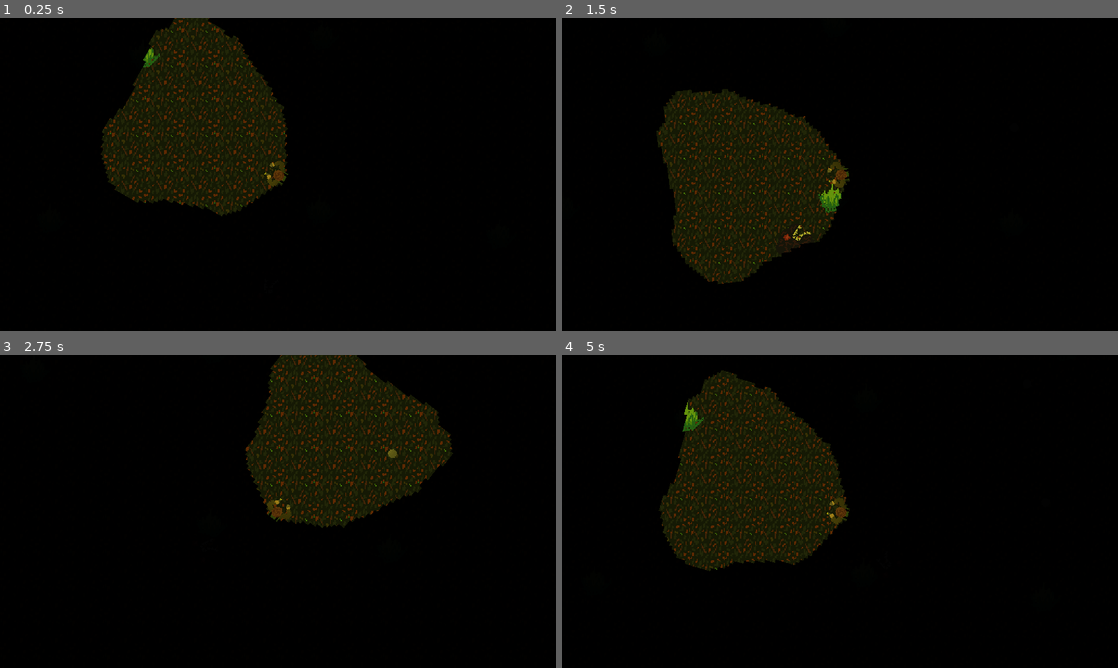
Above: before the commit, frames 1-4 (two rows, left to right).
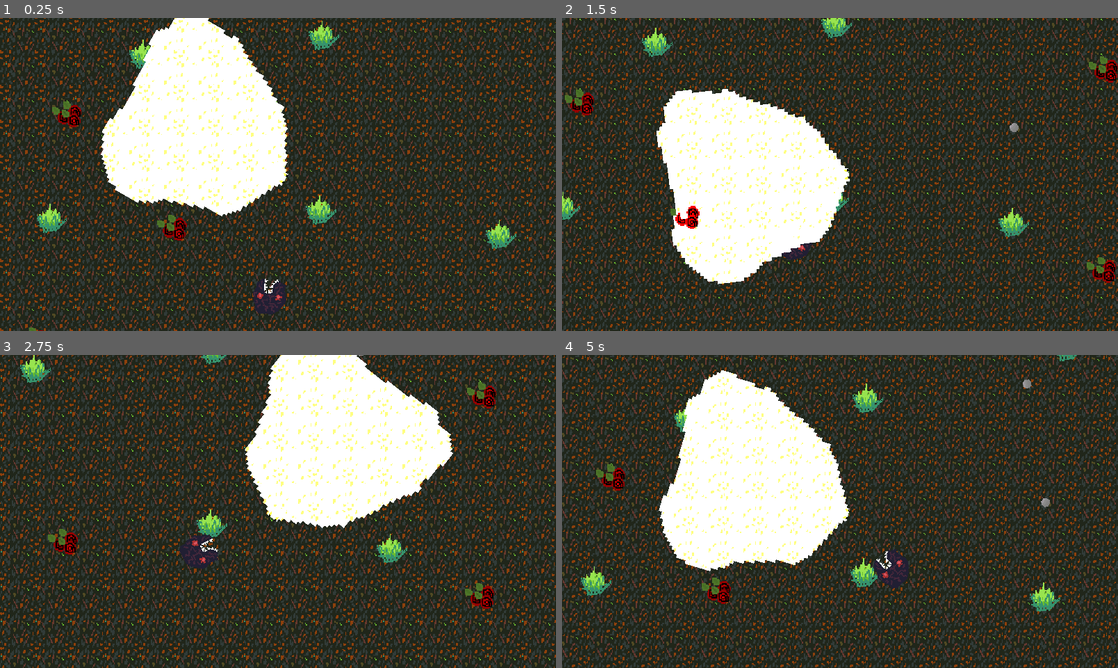
Above: after the commit, the same moments.

Repository: JMWProductions/mysterious-forest
Game: Godot game, scene res://scenes/World.tscn
Same seed, same stepped clock (60 frames per second), same inputs: the game is played once before the commit and once after it.
Inputs (mouse positions are in pixels of both pictures, inside the frame that each line leads up to):
- Up to frame 1 (0.25 s): no input
- Up to frame 2 (1.5 s): move the mouse to (962, 158) at 0.52 s; hold D (move_right) 0.53-1.28 s; click (962, 158) at 0.6 s; move the mouse to (728, 190) at 1.27 s; hold S (move_down) from 1.28 s (still down); click (728, 190) at 1.35 s
- Up to frame 3 (2.75 s): move the mouse to (333, 442) at 2.02 s; release S (move_down) at 2.03 s; hold D (move_right) from 2.03 s (still down); click (333, 442) at 2.1 s
- Up to frame 4 (5 s): move the mouse to (812, 574) at 2.77 s; release D (move_right) at 2.78 s; hold W (move_up) 2.78-3.53 s; click (812, 574) at 2.85 s; move the mouse to (1006, 558) at 3.52 s; hold A (move_left) from 3.53 s (still down); click (1006, 558) at 3.6 s; move the mouse to (673, 464) at 4.27 s; click (673, 464) at 4.35 s

The runs differ from the first frame. In frame 1, 100% of the frame differs, in the area x 0-100%, y 0-100%; in frame 2, 100%; in frame 3, 100%; in frame 4, 100%.

Commit message:
mapa z rozami i bushami

Diff:
--- a/scenes/World.tscn
+++ b/scenes/World.tscn
@@ -8,9 +8,10 @@
 [ext_resource path="res://music.wav" type="AudioStream" id=6]
 [ext_resource path="res://scripts/Camera2D.gd" type="Script" id=7]
 [ext_resource path="res://scenes/DARKNESS.tscn" type="PackedScene" id=8]
+[ext_resource path="res://scenes/Collectible.tscn" type="PackedScene" id=9]
+[ext_resource path="res://images/krzak rozy.png" type="Texture" id=10]
 
 [node name="World" type="Node2D"]
-modulate = Color( 0.0156863, 0.0156863, 0.0156863, 1 )
 self_modulate = Color( 0, 0, 0, 1 )
 light_mask = -2147483647
 position = Vector2( 0.694992, -2.58977 )
@@ -55,8 +56,26 @@
 [node name="Bush9" parent="Bushes" instance=ExtResource( 1 )]
 position = Vector2( 134.608, -174.857 )
 
+[node name="Bush16" parent="Bushes" instance=ExtResource( 1 )]
+position = Vector2( 819.017, -753.902 )
+
+[node name="Bush17" parent="Bushes" instance=ExtResource( 1 )]
+position = Vector2( 1016.69, -499.431 )
+
+[node name="Bush18" parent="Bushes" instance=ExtResource( 1 )]
+position = Vector2( 780.392, -388.099 )
+
+[node name="Bush19" parent="Bushes" instance=ExtResource( 1 )]
+position = Vector2( 364.604, -428.997 )
+
+[node name="Bush20" parent="Bushes" instance=ExtResource( 1 )]
+position = Vector2( 1227.99, -715.277 )
+
+[node name="Bush21" parent="Bushes" instance=ExtResource( 1 )]
+position = Vector2( 1218.9, -338.114 )
+
 [node name="Bush10" parent="Bushes" instance=ExtResource( 1 )]
-position = Vector2( 345.49, -173.816 )
+position = Vector2( 343.218, -255.61 )
 
 [node name="Bush11" parent="Bushes" instance=ExtResource( 1 )]
 position = Vector2( 672.702, -106.871 )
@@ -72,6 +91,144 @@
 
 [node name="Bush15" parent="Bushes" instance=ExtResource( 1 )]
 position = Vector2( -51.0669, 389.353 )
+
+[node name="Bush22" parent="Bushes" instance=ExtResource( 1 )]
+position = Vector2( -337.465, -244.959 )
+
+[node name="Bush23" parent="Bushes" instance=ExtResource( 1 )]
+position = Vector2( -562.4, -313.121 )
+
+[node name="Bush24" parent="Bushes" instance=ExtResource( 1 )]
+position = Vector2( -323.833, -497.159 )
+
+[node name="Bush25" parent="Bushes" instance=ExtResource( 1 )]
+position = Vector2( -705.54, -535.784 )
+
+[node name="Bush26" parent="Bushes" instance=ExtResource( 1 )]
+position = Vector2( -494.238, -742.542 )
+
+[node name="Bush27" parent="Bushes" instance=ExtResource( 1 )]
+position = Vector2( -17.1036, -742.542 )
+
+[node name="Bush28" parent="Bushes" instance=ExtResource( 1 )]
+position = Vector2( 294.372, -689.339 )
+
+[node name="Bush29" parent="Bushes" instance=ExtResource( 1 )]
+position = Vector2( 123.765, -522.151 )
+
+[node name="Bush30" parent="Bushes" instance=ExtResource( 1 )]
+position = Vector2( 607.715, -513.063 )
+
+[node name="Bush31" parent="Bushes" instance=ExtResource( 1 )]
+position = Vector2( -161.013, 252.496 )
+
+[node name="Bush32" parent="Bushes" instance=ExtResource( 1 )]
+position = Vector2( -458.341, 199.182 )
+
+[node name="Bush33" parent="Bushes" instance=ExtResource( 1 )]
+position = Vector2( -312.753, 309.911 )
+
+[node name="Bush34" parent="Bushes" instance=ExtResource( 1 )]
+position = Vector2( -347.612, 45.391 )
+
+[node name="Bush35" parent="Bushes" instance=ExtResource( 1 )]
+position = Vector2( -65.8075, -258.748 )
+
+[node name="Bush36" parent="Bushes" instance=ExtResource( 1 )]
+position = Vector2( -415.981, 446.813 )
+
+[node name="Bush37" parent="Bushes" instance=ExtResource( 1 )]
+position = Vector2( -223.23, 532.936 )
+
+[node name="Bush38" parent="Bushes" instance=ExtResource( 1 )]
+position = Vector2( -567.721, 354.539 )
+
+[node name="Bush39" parent="Bushes" instance=ExtResource( 1 )]
+position = Vector2( 750.856, 325.33 )
+
+[node name="Bush40" parent="Bushes" instance=ExtResource( 1 )]
+position = Vector2( 796.297, 125.388 )
+
+[node name="Bush41" parent="Bushes" instance=ExtResource( 1 )]
+position = Vector2( 844.01, -74.554 )
+
+[node name="Bush42" parent="Bushes" instance=ExtResource( 1 )]
+position = Vector2( 535.009, -215.422 )
+
+[node name="Bush43" parent="Bushes" instance=ExtResource( 1 )]
+position = Vector2( 1053.04, 73.1304 )
+
+[node name="Bush44" parent="Bushes" instance=ExtResource( 1 )]
+position = Vector2( 939.437, 277.617 )
+
+[node name="Bush45" parent="Bushes" instance=ExtResource( 1 )]
+position = Vector2( 1121.2, 391.22 )
+
+[node name="Bush46" parent="Bushes" instance=ExtResource( 1 )]
+position = Vector2( 1221.17, -33.6568 )
+
+[node name="Bush47" parent="Bushes" instance=ExtResource( 1 )]
+position = Vector2( 1225.72, 227.631 )
+
+[node name="Bush48" parent="Bushes" instance=ExtResource( 1 )]
+position = Vector2( -453.341, -70.0099 )
+
+[node name="Bush49" parent="Bushes" instance=ExtResource( 1 )]
+position = Vector2( -562.4, 93.579 )
+
+[node name="Bush50" parent="Bushes" instance=ExtResource( 1 )]
+position = Vector2( -737.349, 218.543 )
+
+[node name="Bush51" parent="Bushes" instance=ExtResource( 1 )]
+position = Vector2( -705.54, -67.7378 )
+
+[node name="Bush52" parent="Bushes" instance=ExtResource( 1 )]
+position = Vector2( -443.576, 674.029 )
+
+[node name="Bush53" parent="Bushes" instance=ExtResource( 1 )]
+position = Vector2( -214.837, 816.294 )
+
+[node name="Bush54" parent="Bushes" instance=ExtResource( 1 )]
+position = Vector2( -708.579, 752.136 )
+
+[node name="Bush55" parent="Bushes" instance=ExtResource( 1 )]
+position = Vector2( 105.956, 911.137 )
+
+[node name="Bush56" parent="Bushes" instance=ExtResource( 1 )]
+position = Vector2( -407.313, 958.559 )
+
+[node name="Bush57" parent="Bushes" instance=ExtResource( 1 )]
+position = Vector2( 404.433, 860.926 )
+
+[node name="Bush58" parent="Bushes" instance=ExtResource( 1 )]
+position = Vector2( -16.7824, 662.872 )
+
+[node name="Bush59" parent="Bushes" instance=ExtResource( 1 )]
+position = Vector2( 504.855, 609.871 )
+
+[node name="Bush60" parent="Bushes" instance=ExtResource( 1 )]
+position = Vector2( 688.962, 888.821 )
+
+[node name="Bush61" parent="Bushes" instance=ExtResource( 1 )]
+position = Vector2( 761.489, 559.66 )
+
+[node name="Bush62" parent="Bushes" instance=ExtResource( 1 )]
+position = Vector2( 956.754, 478.764 )
+
+[node name="Bush63" parent="Bushes" instance=ExtResource( 1 )]
+position = Vector2( 1188.28, 821.873 )
+
+[node name="Bush64" parent="Bushes" instance=ExtResource( 1 )]
+position = Vector2( 976.281, 1005.98 )
+
+[node name="Bush65" parent="Bushes" instance=ExtResource( 1 )]
+position = Vector2( 507.644, 1064.56 )
+
+[node name="Bush66" parent="Bushes" instance=ExtResource( 1 )]
+position = Vector2( -156.257, 1058.98 )
+
+[node name="Bush67" parent="Bushes" instance=ExtResource( 1 )]
+position = Vector2( 239.852, 1075.72 )
 
 [node name="Boss" parent="." instance=ExtResource( 3 )]
 position = Vector2( 241.03, 262.535 )
@@ -91,3 +248,217 @@
 color = Color( 0, 0, 0, 1 )
 energy = 0.5
 mode = 1
+
+[node name="Roze" type="Node2D" parent="."]
+
+[node name="krzak rozy" type="Sprite" parent="Roze"]
+position = Vector2( 25.5864, 295.557 )
+texture = ExtResource( 10 )
+
+[node name="krzak rozy2" type="Sprite" parent="Roze"]
+position = Vector2( -224.58, 365.275 )
+texture = ExtResource( 10 )
+
+[node name="krzak rozy3" type="Sprite" parent="Roze"]
+position = Vector2( -329.157, 211.485 )
+texture = ExtResource( 10 )
+
+[node name="krzak rozy4" type="Sprite" parent="Roze"]
+position = Vector2( -240.984, 80.2502 )
+texture = ExtResource( 10 )
+
+[node name="krzak rozy5" type="Sprite" parent="Roze"]
+position = Vector2( 153.888, 191.955 )
+texture = ExtResource( 10 )
+
+[node name="krzak rozy6" type="Sprite" parent="Roze"]
+position = Vector2( 56.9617, 87.6983 )
+texture = ExtResource( 10 )
+
+[node name="krzak rozy7" type="Sprite" parent="Roze"]
+position = Vector2( 114.791, -52.3964 )
+texture = ExtResource( 10 )
+
+[node name="krzak rozy8" type="Sprite" parent="Roze"]
+position = Vector2( -185.761, -111.041 )
+texture = ExtResource( 10 )
+
+[node name="krzak rozy9" type="Sprite" parent="Roze"]
+position = Vector2( 340.669, -90.4284 )
+texture = ExtResource( 10 )
+
+[node name="krzak rozy10" type="Sprite" parent="Roze"]
+position = Vector2( 539.571, 57.2106 )
+texture = ExtResource( 10 )
+
+[node name="krzak rozy11" type="Sprite" parent="Roze"]
+position = Vector2( 537.521, 241.759 )
+texture = ExtResource( 10 )
+
+[node name="krzak rozy12" type="Sprite" parent="Roze"]
+position = Vector2( 355.023, 352.489 )
+texture = ExtResource( 10 )
+
+[node name="krzak rozy13" type="Sprite" parent="Roze"]
+position = Vector2( -653.283, 95.8511 )
+texture = ExtResource( 10 )
+
+[node name="krzak rozy14" type="Sprite" parent="Roze"]
+position = Vector2( -578.304, 236.719 )
+texture = ExtResource( 10 )
+
+[node name="krzak rozy15" type="Sprite" parent="Roze"]
+position = Vector2( -453.341, 323.058 )
+texture = ExtResource( 10 )
+
+[node name="krzak rozy16" type="Sprite" parent="Roze"]
+position = Vector2( -10.2873, 545.721 )
+texture = ExtResource( 10 )
+
+[node name="krzak rozy17" type="Sprite" parent="Roze"]
+position = Vector2( -448.796, 61.7701 )
+texture = ExtResource( 10 )
+
+[node name="krzak rozy18" type="Sprite" parent="Roze"]
+position = Vector2( -585.121, -85.9144 )
+texture = ExtResource( 10 )
+
+[node name="krzak rozy19" type="Sprite" parent="Roze"]
+position = Vector2( 923.533, 68.5863 )
+texture = ExtResource( 10 )
+
+[node name="krzak rozy20" type="Sprite" parent="Roze"]
+position = Vector2( 1096.21, 220.815 )
+texture = ExtResource( 10 )
+
+[node name="krzak rozy21" type="Sprite" parent="Roze"]
+position = Vector2( 789.481, 200.366 )
+texture = ExtResource( 10 )
+
+[node name="krzak rozy22" type="Sprite" parent="Roze"]
+position = Vector2( 1182.55, 86.7628 )
+texture = ExtResource( 10 )
+
+[node name="krzak rozy23" type="Sprite" parent="Roze"]
+position = Vector2( 784.937, -222.238 )
+texture = ExtResource( 10 )
+
+[node name="krzak rozy24" type="Sprite" parent="Roze"]
+position = Vector2( 1184.82, -565.321 )
+texture = ExtResource( 10 )
+
+[node name="krzak rozy25" type="Sprite" parent="Roze"]
+position = Vector2( 789.481, -553.96 )
+texture = ExtResource( 10 )
+
+[node name="krzak rozy26" type="Sprite" parent="Roze"]
+position = Vector2( 328.251, -556.232 )
+texture = ExtResource( 10 )
+
+[node name="krzak rozy27" type="Sprite" parent="Roze"]
+position = Vector2( -78.4494, -492.615 )
+texture = ExtResource( 10 )
+
+[node name="krzak rozy28" type="Sprite" parent="Roze"]
+position = Vector2( -530.591, -485.798 )
+texture = ExtResource( 10 )
+
+[node name="krzak rozy29" type="Sprite" parent="Roze"]
+position = Vector2( -703.268, -288.128 )
+texture = ExtResource( 10 )
+
+[node name="krzak rozy30" type="Sprite" parent="Roze"]
+position = Vector2( 196.471, -340.386 )
+texture = ExtResource( 10 )
+
+[node name="krzak rozy31" type="Sprite" parent="Roze"]
+position = Vector2( -703.268, 420.757 )
+texture = ExtResource( 10 )
+
+[node name="Collectibles" type="Node2D" parent="."]
+
+[node name="Collectible" parent="Collectibles" instance=ExtResource( 9 )]
+position = Vector2( -298.892, -685.669 )
+
+[node name="Collectible2" parent="Collectibles" instance=ExtResource( 9 )]
+position = Vector2( 995.438, -624.3 )
+
+[node name="Collectible3" parent="Collectibles" instance=ExtResource( 9 )]
+position = Vector2( 995.438, 661.661 )
+
+[node name="Collectible4" parent="Collectibles" instance=ExtResource( 9 )]
+position = Vector2( -605.737, 1038.24 )
+
+[node name="Collectible5" parent="Collectibles" instance=ExtResource( 9 )]
+position = Vector2( 251.01, 671.24 )
+
+[node name="Collectible6" parent="Collectibles" instance=ExtResource( 9 )]
+position = Vector2( -596.999, 503.87 )
+
+[node name="krzak rozy" type="Sprite" parent="."]
+position = Vector2( -468.682, 821.873 )
+texture = ExtResource( 10 )
+
+[node name="krzak rozy2" type="Sprite" parent="."]
+position = Vector2( -686.263, 930.664 )
+texture = ExtResource( 10 )
+
+[node name="krzak rozy3" type="Sprite" parent="."]
+position = Vector2( -686.263, 671.24 )
+texture = ExtResource( 10 )
+
+[node name="krzak rozy4" type="Sprite" parent="."]
+position = Vector2( -398.944, 579.186 )
+texture = ExtResource( 10 )
+
+[node name="krzak rozy5" type="Sprite" parent="."]
+position = Vector2( -189.732, 690.767 )
+texture = ExtResource( 10 )
+
+[node name="krzak rozy6" type="Sprite" parent="."]
+position = Vector2( -94.8885, 849.768 )
+texture = ExtResource( 10 )
+
+[node name="krzak rozy7" type="Sprite" parent="."]
+position = Vector2( 66.9028, 1089.67 )
+texture = ExtResource( 10 )
+
+[node name="krzak rozy8" type="Sprite" parent="."]
+position = Vector2( -348.733, 1072.93 )
+texture = ExtResource( 10 )
+
+[node name="krzak rozy9" type="Sprite" parent="."]
+position = Vector2( 276.116, 777.241 )
+texture = ExtResource( 10 )
+
+[node name="krzak rozy10" type="Sprite" parent="."]
+position = Vector2( 267.747, 506.659 )
+texture = ExtResource( 10 )
+
+[node name="krzak rozy11" type="Sprite" parent="."]
+position = Vector2( 725.226, 690.767 )
+texture = ExtResource( 10 )
+
+[node name="krzak rozy12" type="Sprite" parent="."]
+position = Vector2( 722.436, 1056.19 )
+texture = ExtResource( 10 )
+
+[node name="krzak rozy13" type="Sprite" parent="."]
+position = Vector2( 945.596, 858.137 )
+texture = ExtResource( 10 )
+
+[node name="krzak rozy14" type="Sprite" parent="."]
+position = Vector2( 1107.39, 1103.61 )
+texture = ExtResource( 10 )
+
+[node name="krzak rozy15" type="Sprite" parent="."]
+position = Vector2( 1255.23, 515.028 )
+texture = ExtResource( 10 )
+
+[node name="krzak rozy16" type="Sprite" parent="."]
+position = Vector2( 797.753, 392.29 )
+texture = ExtResource( 10 )
+
+[node name="krzak rozy17" type="Sprite" parent="."]
+position = Vector2( 1107.39, -235.349 )
+texture = ExtResource( 10 )
Not shown: 1 places in scenes/World.tscn that only renumber resources
